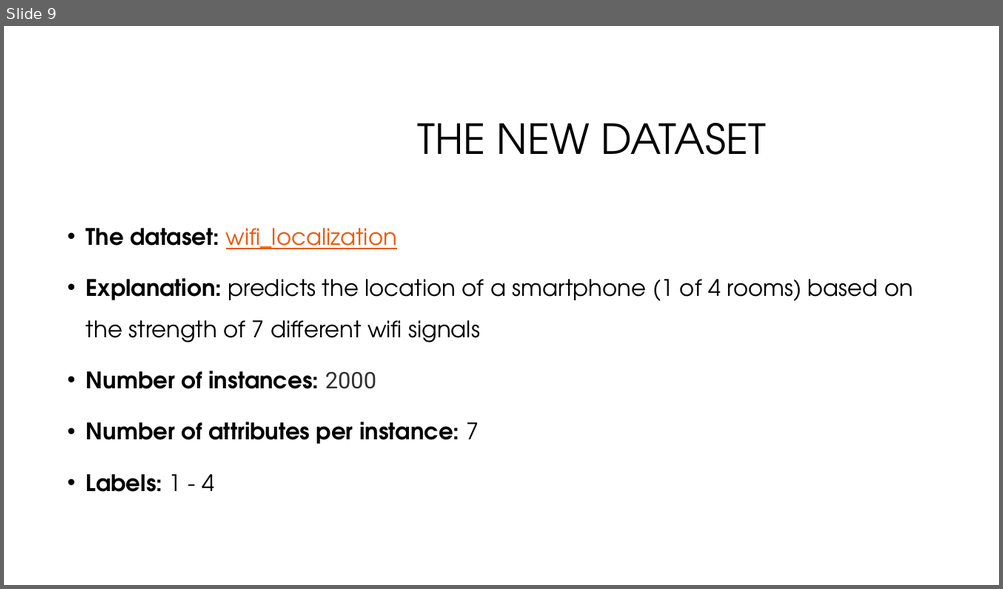
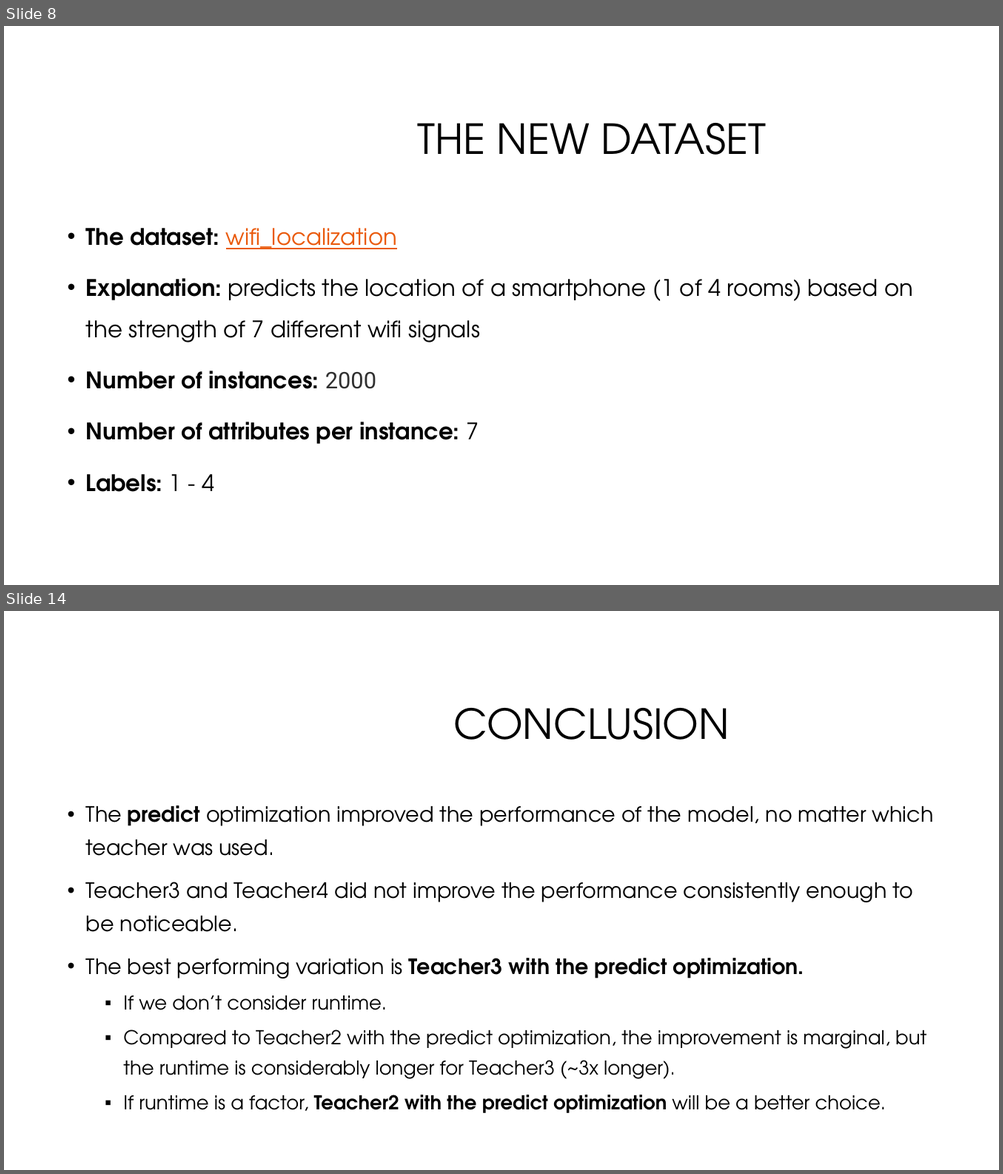
Before and after one commit to nivyosef12/Data-Analysis-Learning-with-Explanations, a slide deck: data_analysis_presentation_206100968_311128847.pptx. Shown one above the other, each under a label of ours: slide 9 before the commit, slides 8 and 14 after it; the slides between them are not shown. The pictures are 1003x589 and 1003x1174 pixels, drawn with LibreOffice and Linux fonts; fonts in the diff are those of the drawing; background and template pictures are left out. Boxes give left, top, right and bottom in pixels: in the first picture for what was removed or moved away, otherwise in the second. Text is boxed around its words. In the diff, an @@ line names an element or a change of style, - is before the commit and + after.

```diff
--- a/data_analysis_presentation_206100968_311128847.pptx
+++ b/data_analysis_presentation_206100968_311128847.pptx
@@ slide 14 added at (4, 611, 999, 1170), background #FFFFFF @@
@@ title added at (454, 708, 729, 740), 40 pt, text #000000 @@
+CONCLUSION
@@ text added at (86, 806, 933, 1113), 20.4 pt, text #000000 @@
+• The predict optimization improved the performance of the model, no matter which teacher was used.
+• Teacher3 and Teacher4 did not improve the performance consistently enough to be noticeable.
+• The best performing variation is Teacher3 with the predict optimization.
+  ▪ If we don’t consider runtime.
+  ▪ Compared to Teacher2 with the predict optimization, the improvement is marginal, but the runtime is considerably longer for Teacher3 (~3x longer).
+  ▪ If runtime is a factor, Teacher2 with the predict optimization will be a better choice.
@@ what was slide 9 is now slide 8 @@
```
Also in this commit, not shown: 6 slides changed, 1 other slide added, 3 slides removed, 1 other file.
